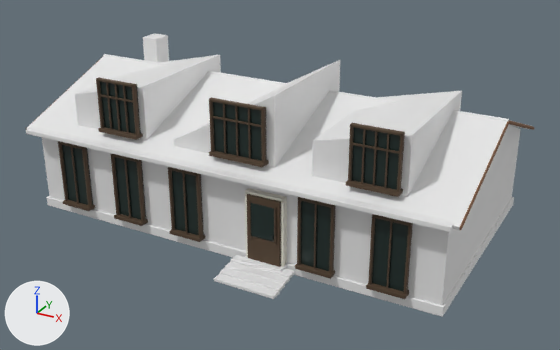
An edit to the glTF model project/assets/houses/peru/sierra_valle_sagrado_0.glb, drawn before and after from the same camera.
Camera for both pictures: a camera (50 mm lens) standing at (12.35, -22.5, 12.45) and looking at (0.46, -0.88, 1.64). Lighting does not change. The marker at lower left points along +X, +Y and +Z. The first picture is the older version. Where no turn or scale is listed for an object, it has been applied to the vertices. Vertices at exactly the same position are counted once.

Script lines for the objects in view, before the commit:
```python
me_cube_4135 = bpy.data.meshes.new('Cube.4135')
me_cube_4135.from_pydata(...)  # 3888 vertices, 7416 faces; spans x -0.6..12.25, y -0.19..8.57, z -0.23..4.72
me_cube_4135.materials.append(mat_carpinteria_huayoccari)  # brown #503e2c
me_cube_4136 = bpy.data.meshes.new('Cube.4136')
me_cube_4136.from_pydata(...)  # 124 vertices, 192 faces; spans x -0.55..12.2, y -0.31..8.25, z -1.13..3.56
me_cube_4136.materials.append(mat_fierro_pintado)  # dark grey #424846
me_cube_4137 = bpy.data.meshes.new('Cube.4137')
me_cube_4137.from_pydata(...)  # 108 vertices, 180 faces; spans x -0.5..12.15, y -0.19..0.33, z -1.09..3.52
me_cube_4137.materials.append(mat_vidrio_oscuro_de_referencia)  # dark cyan #243330
me_cylinder_2635 = bpy.data.meshes.new('Cylinder.2635')
me_cylinder_2635.from_pydata(...)  # 80 vertices, 144 faces; spans x -15.6..0.1, y -2.2..6.5, z -0.9..0.9
me_cylinder_2635.materials.append(mat_carpinteria_nogal)  # brown #7e593c
ob_alfeizar = bpy.data.objects.new('Alfeizar', me_cube_4135)
ob_alfeizar.location = (-5.83, -4.2, 0.45)
ob_fascia_de_madera = bpy.data.objects.new('Fascia de madera', me_cylinder_2635)
ob_fascia_de_madera.location = (7.75, -2.18, 3.77)
ob_hueco_en_sombra = bpy.data.objects.new('Hueco en sombra', me_cube_4136)
ob_hueco_en_sombra.location = (-5.83, -4.11, 1.58)
ob_vidrio = bpy.data.objects.new('Vidrio', me_cube_4137)
ob_vidrio.location = (-5.83, -4.17, 1.58)
# also in view: 'Faldon de cubierta' at (0.0, 0.0, 3.79); 'Jamba acceso' at (1.78, -4.15, 1.36); 'Testero cerrado' at (0.0, -0.25, 4.22); 'Basamento de piedra' at (0.0, -0.71, 2.56)
```
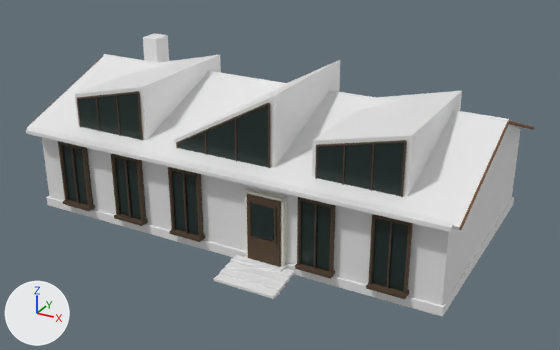
Location of each change, [x1, y1, x2, y2] in pixels of the pictures (560 x 350 px; the box of a moved part takes in the faces that stretch with it):
'Vidrio', reshaped (6% shorter): before [62, 81, 408, 291]; after [62, 94, 408, 291]
'Alfeizar', reshaped (6% shorter): before [58, 77, 413, 299]; after [58, 91, 413, 299]
part 1 of me_cube_4135, added: after [96, 97, 100, 132]
part 2 of me_cube_4135, added: after [116, 95, 121, 136]
part 3 of me_cube_4135, added: after [342, 145, 345, 185]
part 4 of me_cube_4135, added: after [371, 143, 375, 191]
part 5 of me_cube_4135, added: after [77, 91, 143, 141]
part 6 of me_cube_4135, added: after [176, 102, 271, 168]
part 7 of me_cube_4135, added: after [315, 140, 407, 197]
part 8 of me_cube_4135, deleted: before [96, 77, 405, 197]
part 9 of me_cube_4136, deleted: before [136, 84, 141, 133]
part 10 of me_cube_4137, moved or reshaped: before [100, 81, 135, 134]; after [78, 94, 141, 140]
part 11 of me_cube_4137, moved or reshaped: before [213, 102, 262, 161]; after [178, 105, 268, 167]
part 12 of me_cube_4137, moved or reshaped: before [352, 127, 400, 190]; after [317, 143, 404, 196]

Patch to the scene script:
```diff
--- a/project/assets/houses/peru/sierra_valle_sagrado_0.glb.py
+++ b/project/assets/houses/peru/sierra_valle_sagrado_0.glb.py
@@ me_cube_4135 @@
-me_cube_4135.from_pydata(...)  # 3888 vertices, 7416 faces; spans x -0.6..12.25, y -0.19..8.57, z -0.23..4.72
+me_cube_4135.from_pydata(...)  # 3216 vertices, 6156 faces; spans x -0.6..12.25, y -0.19..8.57, z -0.23..4.86
+# me_cube_4135 part 1: a new loose piece, an 8-sided cylinder along z spanning x 0.916..0.96, y 0.382..0.426, z 2.74..4.014, in mat_carpinteria_huayoccari (brown #503e2c)
+# me_cube_4135 part 2: a new loose piece, an 8-sided cylinder along z spanning x 1.787..1.831, y 0.382..0.426, z 2.74..4.22, in mat_carpinteria_huayoccari (brown #503e2c)
+# me_cube_4135 part 3: a new loose piece, an 8-sided cylinder along z spanning x 9.944..9.988, y 0.382..0.426, z 2.74..4.014, in mat_carpinteria_huayoccari (brown #503e2c)
+# me_cube_4135 part 4: a new loose piece, an 8-sided cylinder along z spanning x 10.815..10.859, y 0.382..0.426, z 2.74..4.22, in mat_carpinteria_huayoccari (brown #503e2c)
+# me_cube_4135 part 5: a new loose piece of 56 vertices spanning x 0.03..2.74, y 0.39..0.46, z 2.7..4.47, in mat_carpinteria_huayoccari (brown #503e2c)
+# me_cube_4135 part 6: a new loose piece of 56 vertices spanning x 4.1..7.55, y 0.39..0.46, z 2.7..4.86, in mat_carpinteria_huayoccari (brown #503e2c)
+# me_cube_4135 part 7: a new loose piece of 56 vertices spanning x 9.06..11.77, y 0.39..0.46, z 2.7..4.47, in mat_carpinteria_huayoccari (brown #503e2c)
+# me_cube_4135 part 8: 27 loose pieces with 936 vertices, spanning x 1.12..11.74, y 0.14..0.49, z 2.89..4.72, are deleted
+# other edits to the shape of me_cube_4135 do not show in these pictures
 me_cube_4135.materials.append(mat_carpinteria_huayoccari)
@@ me_cube_4136 @@
-me_cube_4136.from_pydata(...)  # 124 vertices, 192 faces; spans x -0.55..12.2, y -0.31..8.25, z -1.13..3.56
+me_cube_4136.from_pydata(...)  # 100 vertices, 156 faces; spans x -0.55..12.2, y -0.31..8.25, z -1.13..1.13
+# me_cube_4136 part 9: the loose piece of 8 vertices spanning x 1.18..2.66, y 0.27..0.35, z 1.83..3.56 is deleted
+# other edits to the shape of me_cube_4136 do not show in these pictures
 me_cube_4136.materials.append(mat_fierro_pintado)
@@ me_cube_4137 @@
-me_cube_4137.from_pydata(...)  # 108 vertices, 180 faces; spans x -0.5..12.15, y -0.19..0.33, z -1.09..3.52
-me_cube_4137.vertices[84].co = (1.22, 0.3, 1.87)  # pixel (104, 127)
-me_cube_4137.vertices[85].co = (1.22, 0.3, 3.52)  # pixel (99, 80)
-me_cube_4137.vertices[86].co = (1.22, 0.33, 1.87)
-me_cube_4137.vertices[87].co = (1.22, 0.33, 3.52)
-me_cube_4137.vertices[88].co = (2.62, 0.3, 1.87)
-me_cube_4137.vertices[89].co = (2.62, 0.3, 3.52)
-me_cube_4137.vertices[90].co = (2.62, 0.33, 1.87)
-me_cube_4137.vertices[91].co = (2.62, 0.33, 3.52)  # pixel (134, 86)
-me_cube_4137.vertices[92].co = (5.62, 0.3, 1.87)  # pixel (214, 151)
-me_cube_4137.vertices[93].co = (5.62, 0.3, 3.52)
-me_cube_4137.vertices[94].co = (5.62, 0.33, 1.87)  # pixel (215, 151)
-me_cube_4137.vertices[95].co = (5.62, 0.33, 3.52)
-me_cube_4137.vertices[96].co = (7.36, 0.3, 1.87)
-me_cube_4137.vertices[97].co = (7.36, 0.3, 3.52)
-me_cube_4137.vertices[98].co = (7.36, 0.33, 1.87)
-me_cube_4137.vertices[99].co = (7.36, 0.33, 3.52)
+me_cube_4137.from_pydata(...)  # 108 vertices, 180 faces; spans x -0.5..12.15, y -0.19..0.41, z -1.09..3.7
+# me_cube_4137 part 10
+me_cube_4137.vertices[84].co = (0.07, 0.39, 1.61)  # pixel (80, 128)
+me_cube_4137.vertices[85].co = (2.71, 0.39, 1.61)  # pixel (141, 141)
+me_cube_4137.vertices[86].co = (2.71, 0.39, 3.3)  # pixel (138, 92)
+me_cube_4137.vertices[87].co = (0.07, 0.39, 2.68)  # pixel (77, 98)
+me_cube_4137.vertices[88].co = (0.07, 0.41, 1.61)
+me_cube_4137.vertices[89].co = (2.71, 0.41, 1.61)
+me_cube_4137.vertices[90].co = (2.71, 0.41, 3.3)  # pixel (138, 92)
+me_cube_4137.vertices[91].co = (0.07, 0.41, 2.68)  # pixel (77, 98)
+# me_cube_4137 part 11
+me_cube_4137.vertices[92].co = (4.14, 0.39, 1.61)  # pixel (177, 149)
+me_cube_4137.vertices[93].co = (7.52, 0.39, 1.61)  # pixel (269, 169)
+me_cube_4137.vertices[94].co = (7.52, 0.39, 3.7)  # pixel (268, 103)
+me_cube_4137.vertices[95].co = (4.14, 0.39, 1.83)  # pixel (177, 143)
+me_cube_4137.vertices[96].co = (4.14, 0.41, 1.61)  # pixel (177, 149)
+me_cube_4137.vertices[97].co = (7.52, 0.41, 1.61)
+me_cube_4137.vertices[98].co = (7.52, 0.41, 3.7)  # pixel (269, 103)
+me_cube_4137.vertices[99].co = (4.14, 0.41, 1.83)  # pixel (177, 142)
+# me_cube_4137 part 12: 8 of 108 vertices moved; they spanned x 10.25..11.64, y 0.3..0.33, z 1.87..3.52 and now span x 9.09..11.73, y 0.39..0.41, z 1.61..3.3; mean shift (-0.53, 0.09, -0.39); largest move (11.64, 0.33, 3.52) -> (9.09, 0.41, 2.68)
 me_cube_4137.materials.append(mat_vidrio_oscuro_de_referencia)
```
